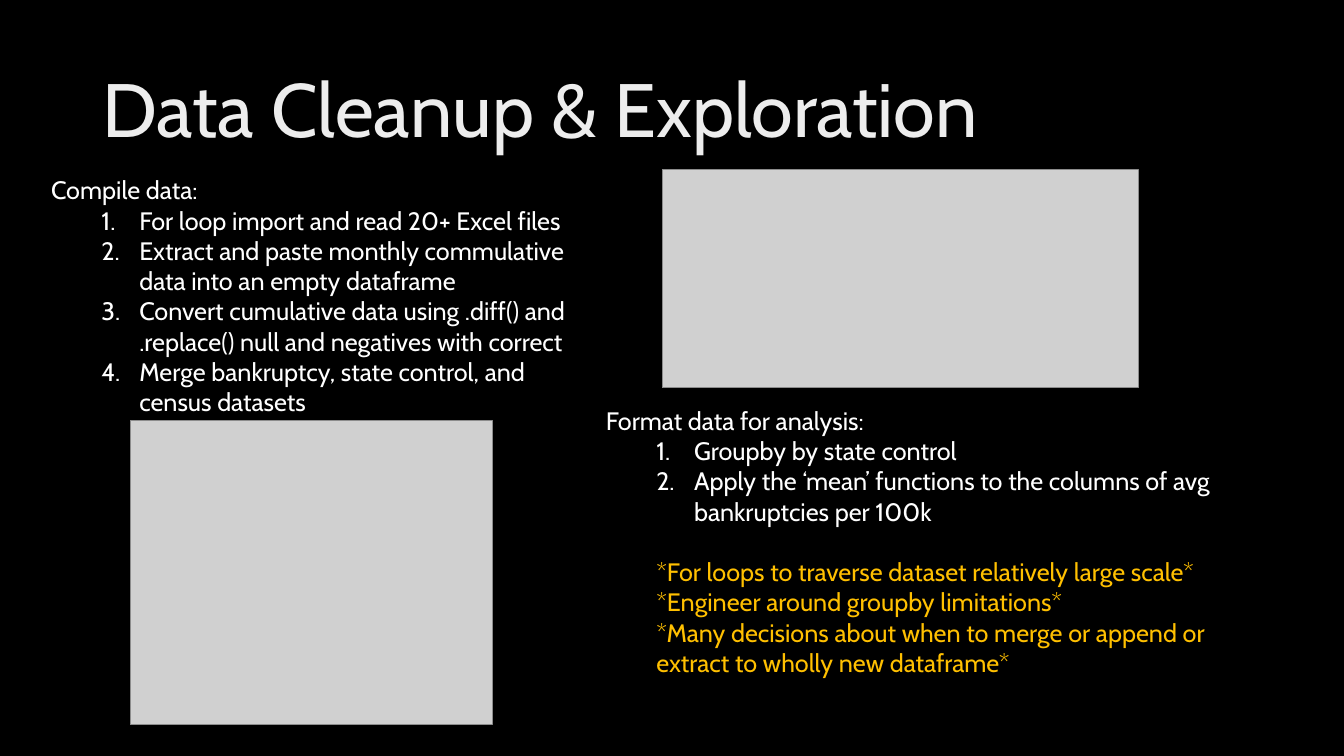
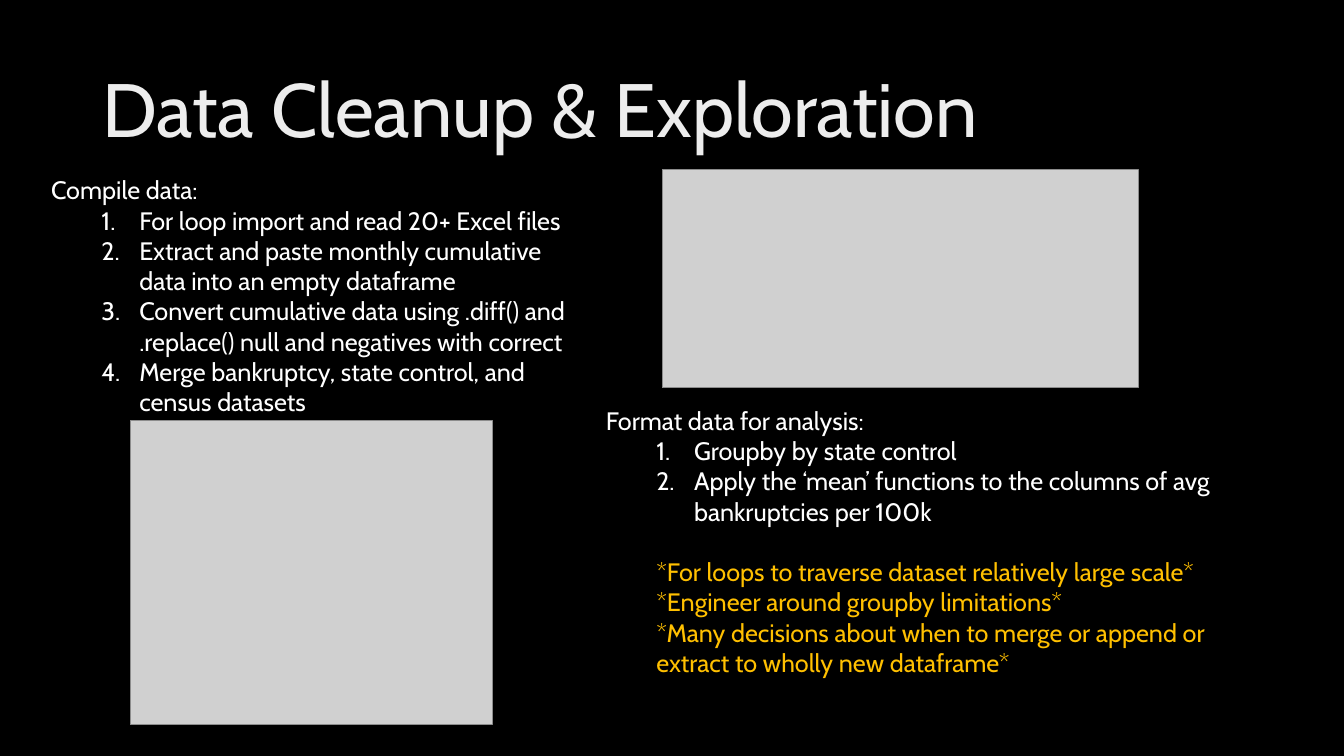
Before and after one commit to rigbysteven67/Project-1-Group-6-Shared, a slide deck: slide 19 of Final Analysis Presentation.pptx. Drawn at 1344x756 pixels with LibreOffice and Linux fonts; fonts in the diff are those of the drawing; grey boxes stand for pictures; background and template pictures are left out. Boxes give left, top, right and bottom in pixels: in the first picture for what was removed or moved away, otherwise in the second. Text is boxed around its words. In the diff, an @@ line names an element or a change of style, - is before the commit and + after.

```diff
--- a/Final Analysis Presentation.pptx
+++ b/Final Analysis Presentation.pptx
@@ text at [139, 241, 542, 296]: text changed @@
-  2. Extract and paste monthly commulative data into an empty dataframe
+  2. Extract and paste monthly cumulative data into an empty dataframe
```
Also in this commit, not shown: 1 other slide changed.
